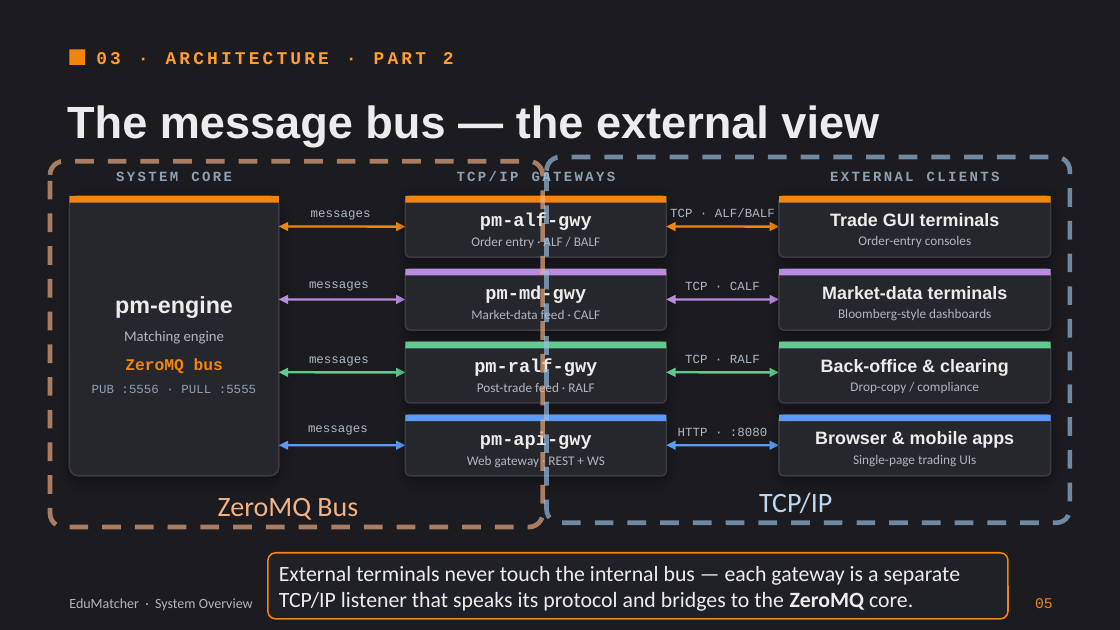
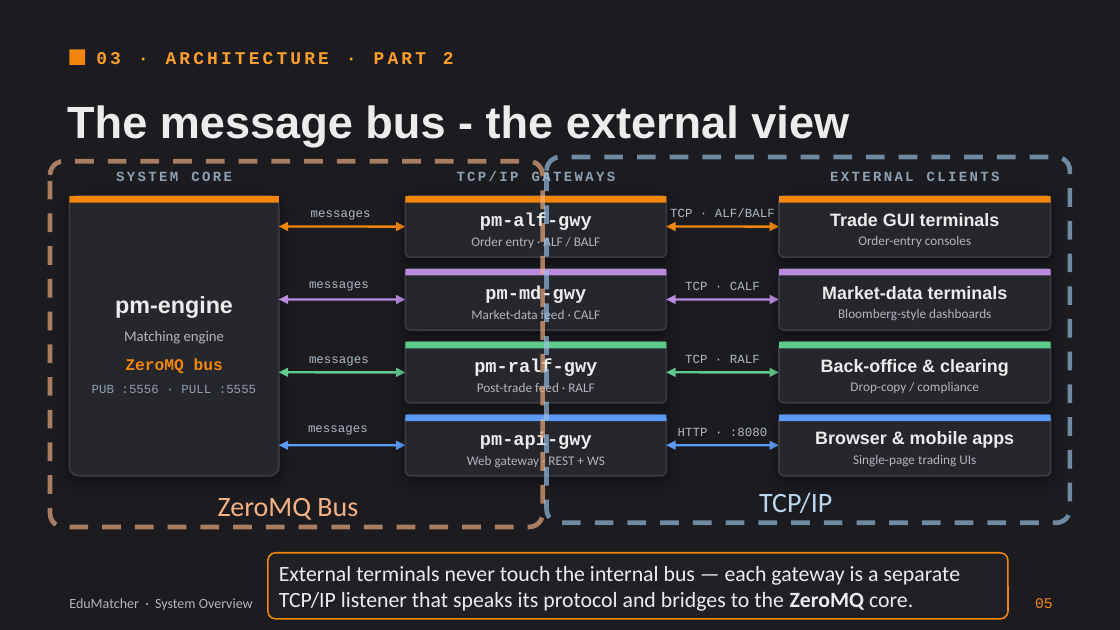
Before and after one commit to johan162/EduMatcher, a slide deck: slide 5 of docs/presentations/introduction-to-edumatcher.pptx. Drawn at 1120x630 pixels with LibreOffice and Linux fonts; fonts in the diff are those of the drawing. Boxes give left, top, right and bottom in pixels: in the first picture for what was removed or moved away, otherwise in the second. Text is boxed around its words. In the diff, an @@ line names an element or a change of style, - is before the commit and + after.

```diff
--- a/docs/presentations/introduction-to-edumatcher.pptx
+++ b/docs/presentations/introduction-to-edumatcher.pptx
@@ title at <box>67,105,849,147</box>: text changed @@
-The message bus — the external view
+The message bus - the external view
```
Also in this commit, not shown: 29 other slides changed, 3 slides added.
